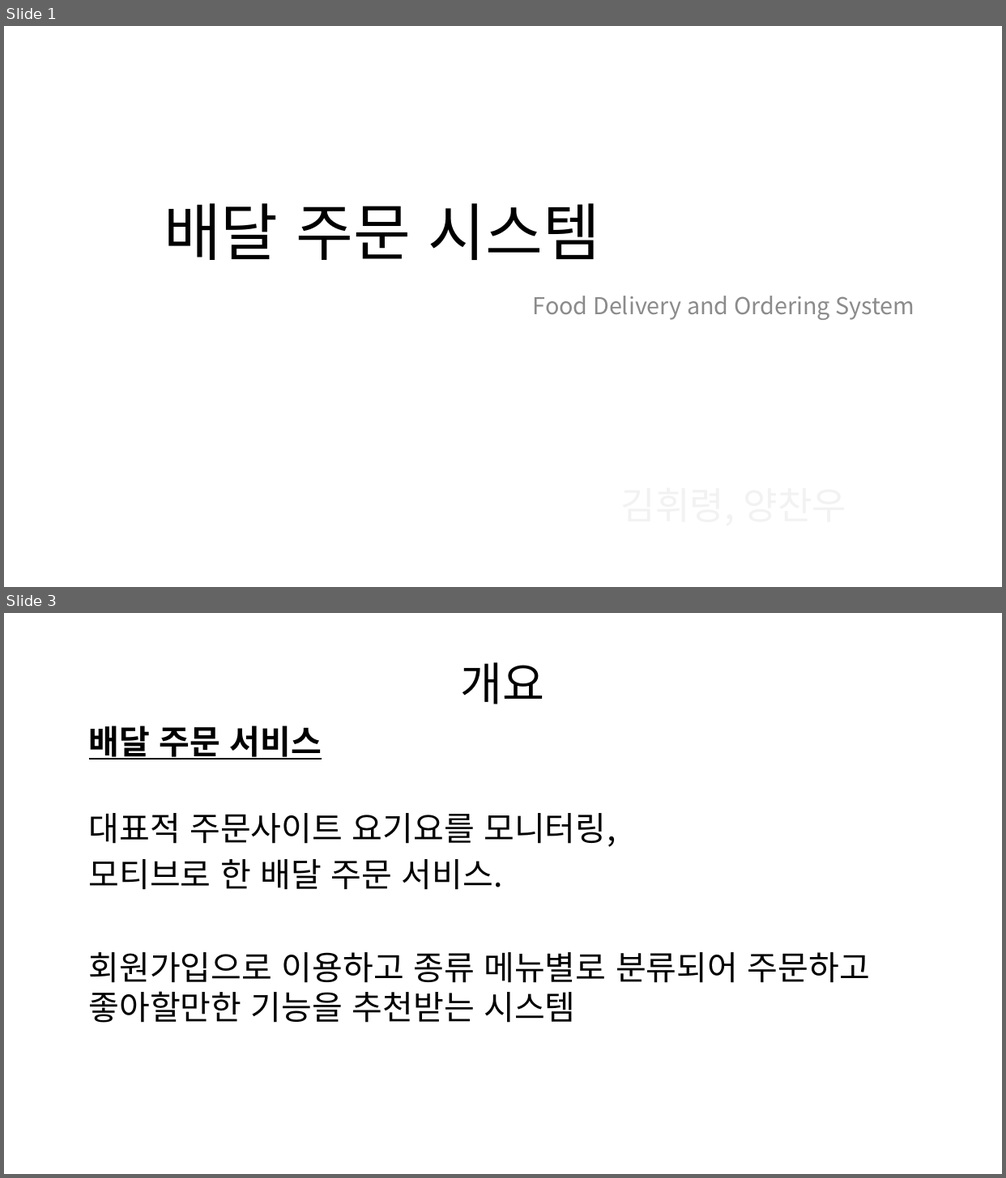
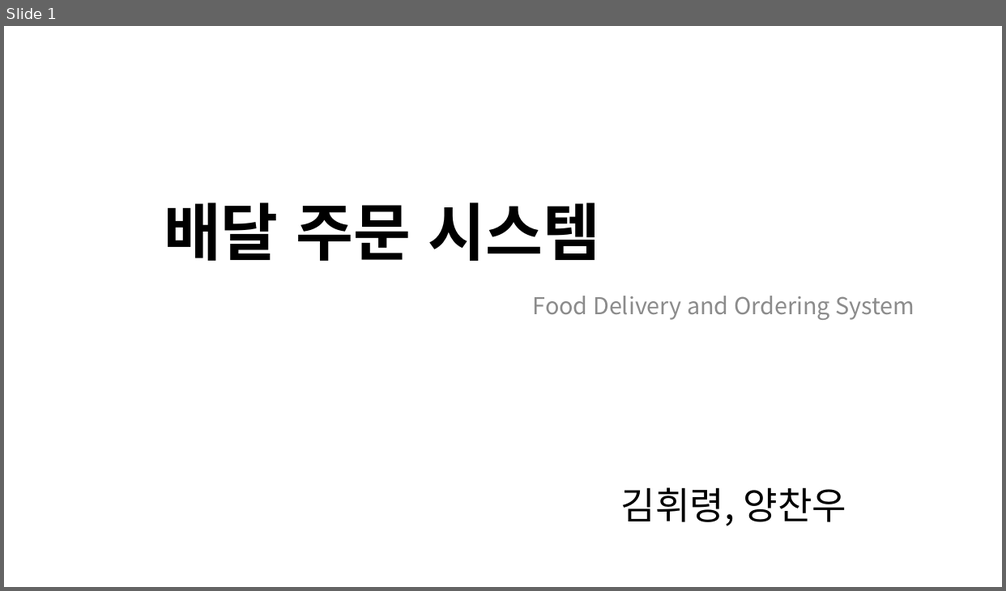
Before and after one commit to ian1321/SwingProject, a slide deck: 배달 주문 시스템.pptx. Shown one above the other, each under a label of ours: slides 1 and 3 before the commit, slide 1 after it; the slides between them are not shown. The pictures are 1006x1178 and 1006x591 pixels, drawn with LibreOffice and Linux fonts; fonts in the diff are those of the drawing. Boxes give left, top, right and bottom in pixels: in the first picture for what was removed or moved away, otherwise in the second. Text is boxed around its words. In the diff, an @@ line names an element or a change of style, - is before the commit and + after.

```diff
--- a/배달 주문 시스템.pptx
+++ b/배달 주문 시스템.pptx
@@ slide 3 removed at [4,613,1002,1174], background #FFFFFF @@
@@ title removed at [461,662,545,705] @@
-개요
@@ text removed at [89,726,870,1023] @@
-배달 주문 서비스
-대표적 주문사이트 요기요를 모니터링,
-모티브로 한 배달 주문 서비스.
-회원가입으로 이용하고 종류 메뉴별로 분류되어 주문하고 좋아할만한 기능을 추천받는 시스템
@@ slide 1 changed as well @@
@@ title "배달 주문 시스템" at [164,203,601,261]: bold on @@
@@ text added at [621,488,847,527], 36 pt, text #000000 @@
+김휘령, 양찬우
```
Also in this commit, not shown: 3 other slides changed, 1 slide added, 3 other slides removed.
